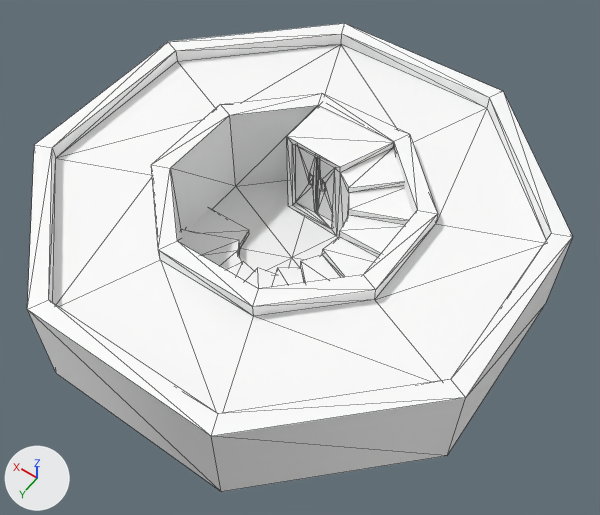
The glTF model assets/synty/simple_fantasy/models/SF_Bld_Ruins_Entrance_01.glb, before and after one commit.
Rendered twice from a camera (50 mm lens) standing at (-0.0889, 0.1204, 0.1916) and looking at (-0.006, 0.0044, 0.0093). Every picture has the same lights, and +X, +Y and +Z are marked at lower left. Mesh edges are drawn as thin lines.

The scene before the commit, as lines of its bpy script (objects in view):
```python
mat_lambert1 = principled_material('lambert1')
mat_lambert1.base_color = (1.0, 1.0, 1.0)  # white #ffffff
mat_lambert1.roughness = 0.553
me_mesh = bpy.data.meshes.new('Mesh')
me_mesh.from_pydata(...)  # 160 vertices, 269 faces; spans x -0.9011..-0.7665, y -0.6202..-0.4856, z 0.0..0.0297
me_mesh.materials.append(mat_lambert1)  # white #ffffff
ob_sf_bld_ruins_entrance_01 = bpy.data.objects.new('SF_Bld_Ruins_Entrance_01', me_mesh)
ob_sf_bld_ruins_entrance_01.location = (0.8338, 0.5529, 0.0)
```
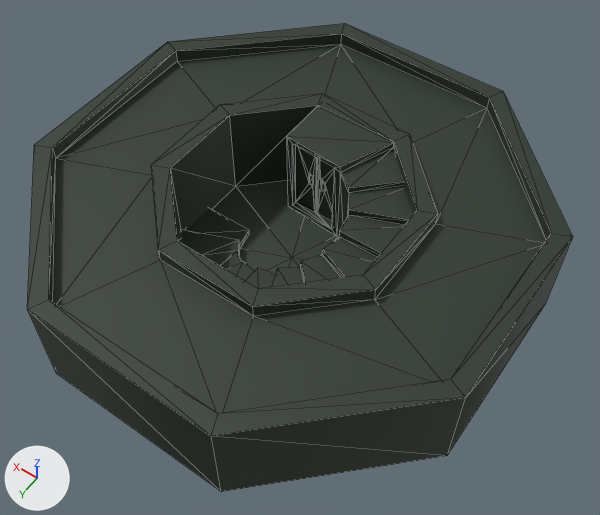
Changed parts and their boxes [x1, y1, x2, y2] in the pictures (600 x 515 px):
'SF_Bld_Ruins_Entrance_01', surface changed (white to grey)
    both: [27, 23, 573, 492]

Diff of the bpy script that builds the scene:
```diff
--- a/assets/synty/simple_fantasy/models/SF_Bld_Ruins_Entrance_01.glb.py
+++ b/assets/synty/simple_fantasy/models/SF_Bld_Ruins_Entrance_01.glb.py
@@ img_undead_footman_01 @@
+img_undead_footman_01 = load_image('Undead_Footman_01', '_unpacked/Undead_Footman_01', 512, 512, 'sRGB')
@@ mat_lambert1 @@
 mat_lambert1 = principled_material('lambert1')
-mat_lambert1.base_color = (1.0, 1.0, 1.0)  # white #ffffff
+mat_lambert1.texture = img_undead_footman_01
 mat_lambert1.roughness = 0.553
```
